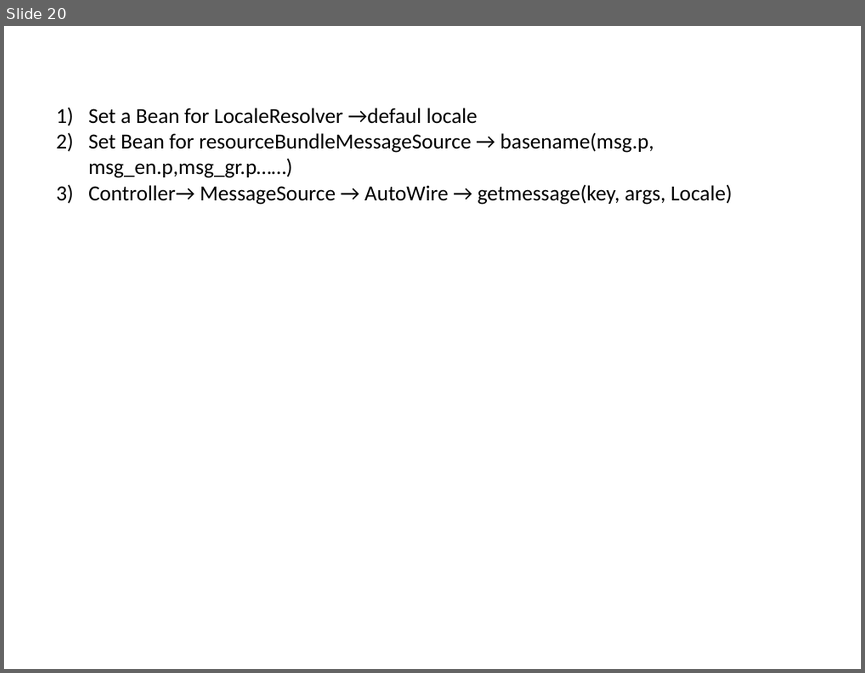
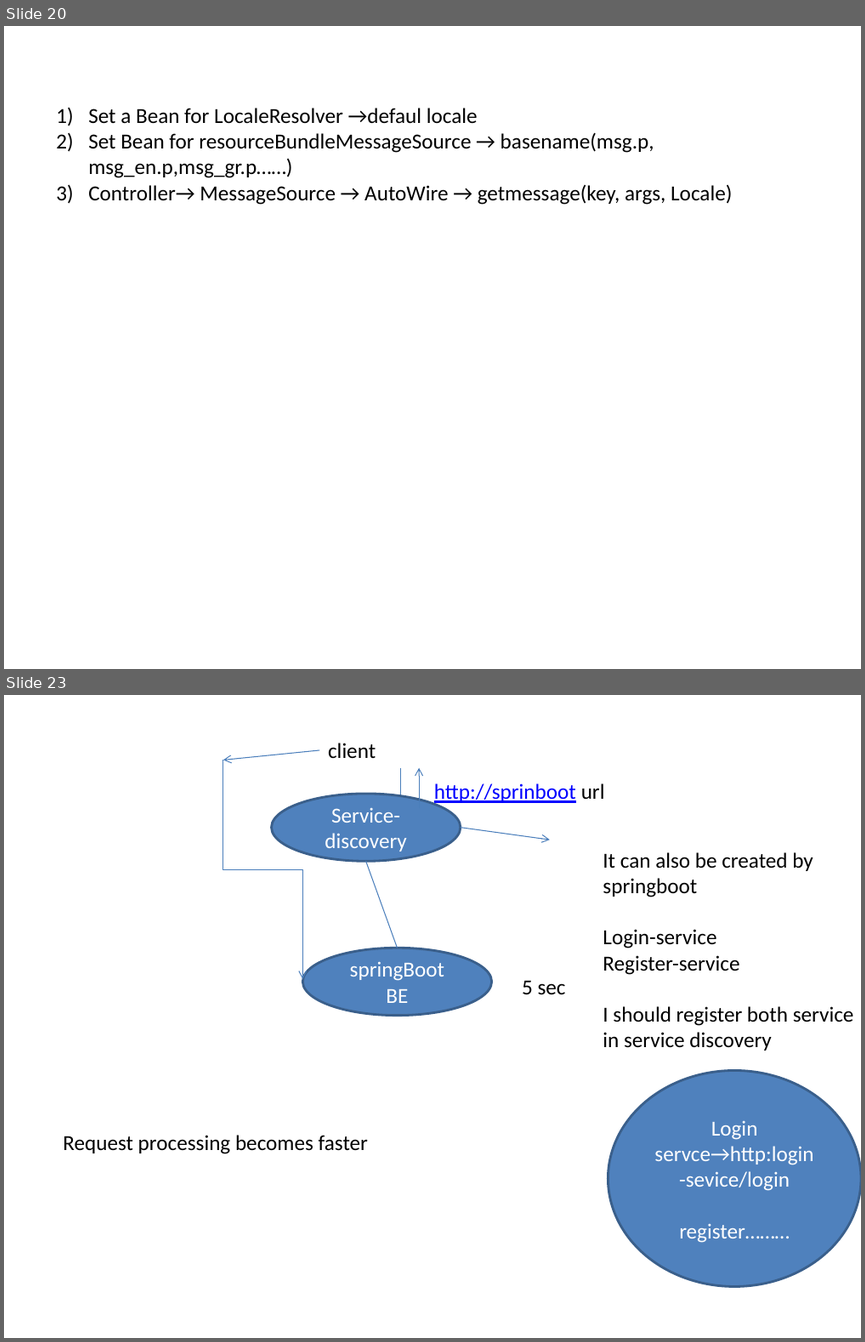
Before and after one commit to shiva3110/Finance-Management-service, a slide deck: notes/SpringbootPPT.pptx. Shown one above the other, each under a label of ours: slide 20 before the commit, slides 20 and 23 after it; the slides between them are not shown. The pictures are 865x673 and 865x1342 pixels, drawn with LibreOffice and Linux fonts; fonts in the diff are those of the drawing. Boxes give left, top, right and bottom in pixels: in the first picture for what was removed or moved away, otherwise in the second. Text is boxed around its words. In the diff, an @@ line names an element or a change of style, - is before the commit and + after.

Commit message:
Junit service-discovery theory

```diff
--- a/notes/SpringbootPPT.pptx
+++ b/notes/SpringbootPPT.pptx
@@ slide 23 added at [4,695,861,1338], background #FFFFFF @@
@@ text added at [328,743,375,758], 18 pt, text #000000 @@
+client
@@ elbow arrow added from (223, 760) to (303, 979), #4B7EBC 0.75 pt @@
@@ arrow added from (319, 750) to (223, 760), #4B7EBC 0.75 pt @@
@@ arrow added from (401, 768) to (401, 808), #4B7EBC 0.75 pt @@
@@ arrow added from (419, 808) to (419, 768), #4B7EBC 0.75 pt @@
@@ ellipse added at [271,794,460,862], fill #4F81BD, outline #3A5F8C 2 pt, 18 pt, text #FFFFFF @@
+Service-discovery
@@ text added at [434,783,605,805], 18 pt, text #0000FF, underline @@
+http://sprinboot url
@@ arrow added from (460, 827) to (550, 839), #4B7EBC 0.75 pt @@
@@ line added from (365, 862) to (398, 947), #4B7EBC 0.75 pt @@
@@ text added at [602,852,854,1050], 18 pt, text #000000 @@
+It can also be created by springboot
+Login-service
+Register-service
+I should register both service in service discovery
@@ ellipse added at [303,947,492,1015], fill #4F81BD, outline #3A5F8C 2 pt, 18 pt, text #FFFFFF @@
+springBoot BE
@@ text added at [522,980,566,995], 18 pt, text #000000 @@
+5 sec
@@ ellipse added at [608,1071,861,1287], fill #4F81BD, outline #3A5F8C 2 pt, 18 pt, text #FFFFFF @@
+Login servce→http:login-sevice/login
+register………
@@ text added at [63,1134,368,1154], 18 pt, text #000000 @@
+Request processing becomes faster
```
Also in this commit, not shown: 2 other slides added, 4 other files.
